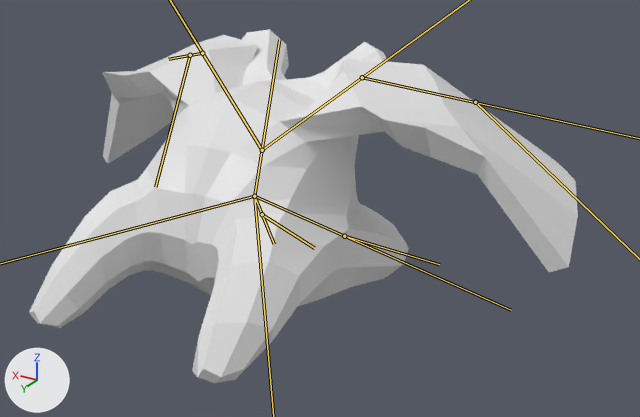
Two versions of the glTF model examples/05_advanced_glb_loading/assets/Glorp.glb, one commit apart.
Camera for both pictures: a camera (50 mm lens) standing at (-3.05, 4.29, 2.43) and looking at (-0.35, -0.21, 0.18). The axes (+X, +Y, +Z) are drawn at lower left. The lights are the same throughout. The picture after the commit comes second. Both versions are drawn at frame 17 of the action 'Run'; the numbers are the values there. The bones that change are drawn over the model as lines.
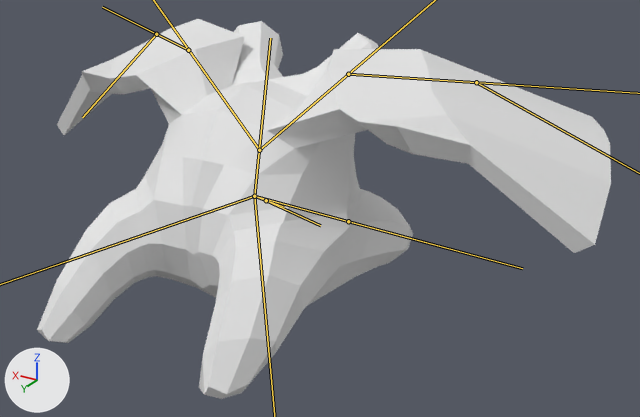
Edits to the scene script, one JSON object a line:
```json
{"block": "bone_bone", "where": "bone_bone = bpy.data.objects['Armature'].pose.bones['Bone']"}
{"op": "set", "path": "bone_bone.rotation_quaternion", "old": "(0.987, 0.161, 0.0, 0.0)", "new": "(0.983, 0.108, 0.0, 0.0)", "note": "degrees (19, 0, 0) -> degrees (13, 0, 0)"}
{"block": "bone_bone_002_r", "where": "bone_bone_002_r = bpy.data.objects['Armature'].pose.bones['Bone.002.R']  # child of 'Bone'"}
{"op": "set", "path": "bone_bone_002_r.rotation_quaternion", "old": "(0.979, 0.184, -0.009, 0.089)", "new": "(0.975, 0.141, -0.009, 0.069)", "note": "degrees (21, -3, 10) -> degrees (16, -2, 8)"}
{"block": "bone_bone_003_r", "where": "bone_bone_003_r = bpy.data.objects['Armature'].pose.bones['Bone.003.R']  # child of 'Bone.002.R'"}
{"op": "set", "path": "bone_bone_003_r.rotation_quaternion", "old": "(0.953, 0.262, 0.09, 0.121)", "new": "(0.948, 0.197, 0.062, 0.082)", "note": "degrees (32, 6, 16) -> degrees (24, 5, 11)"}
{"block": "bone_bone_004_r", "where": "bone_bone_004_r = bpy.data.objects['Armature'].pose.bones['Bone.004.R']  # child of 'Bone.003.R'"}
{"op": "set", "path": "bone_bone_004_r.rotation_quaternion", "old": "(0.986, 0.077, -0.03, 0.143)", "new": "(0.981, 0.076, -0.03, 0.108)", "note": "degrees (8, -5, 16) -> degrees (8, -4, 12)"}
{"block": "bone_bone_002_l", "where": "bone_bone_002_l = bpy.data.objects['Armature'].pose.bones['Bone.002.L']  # child of 'Bone'"}
{"op": "set", "path": "bone_bone_002_l.rotation_quaternion", "old": "(0.98, 0.177, 0.003, -0.087)", "new": "(0.976, 0.136, 0.003, -0.068)", "note": "degrees (20, 2, -10) -> degrees (16, 1, -8)"}
{"block": "bone_bone_003_l", "where": "bone_bone_003_l = bpy.data.objects['Armature'].pose.bones['Bone.003.L']  # child of 'Bone.002.L'"}
{"op": "set", "path": "bone_bone_003_l.rotation_quaternion", "old": "(0.951, 0.269, -0.096, -0.12)", "new": "(0.946, 0.202, -0.067, -0.079)", "note": "degrees (33, -7, -16) -> degrees (25, -6, -11)"}
{"block": "bone_bone_004_l", "where": "bone_bone_004_l = bpy.data.objects['Armature'].pose.bones['Bone.004.L']  # child of 'Bone.003.L'"}
{"op": "set", "path": "bone_bone_004_l.rotation_quaternion", "old": "(0.985, 0.064, 0.032, -0.155)", "new": "(0.981, 0.064, 0.032, -0.118)", "note": "degrees (7, 5, -18) -> degrees (7, 5, -13)"}
{"block": "bone_bone_005_r", "where": "bone_bone_005_r = bpy.data.objects['Armature'].pose.bones['Bone.005.R']"}
{"op": "set", "path": "bone_bone_005_r.rotation_quaternion", "old": "(0.959, -0.146, -0.059, -0.237)", "new": "(0.953, -0.15, -0.023, -0.205)", "note": "degrees (-15, -11, -26) -> degrees (-17, -6, -23)"}
{"block": "bone_bone_008_r", "where": "bone_bone_008_r = bpy.data.objects['Armature'].pose.bones['Bone.008.R']"}
{"op": "set", "path": "bone_bone_008_r.rotation_quaternion", "old": "(-0.949, 0.198, 0.184, -0.164)", "new": "(-0.925, 0.161, 0.13, -0.203)", "note": "degrees (-27, -16, 24) -> degrees (-22, -11, 27)"}
{"block": "bone_bone_009_r", "where": "bone_bone_009_r = bpy.data.objects['Armature'].pose.bones['Bone.009.R']  # child of 'Bone.008.R'"}
{"op": "set", "path": "bone_bone_009_r.rotation_quaternion", "old": "(0.963, 0.249, 0.047, 0.094)", "new": "(0.973, 0.194, 0.037, 0.073)", "note": "degrees (29, 3, 12) -> degrees (23, 2, 9)"}
{"block": "bone_bone_005_l", "where": "bone_bone_005_l = bpy.data.objects['Armature'].pose.bones['Bone.005.L']"}
{"op": "set", "path": "bone_bone_005_l.rotation_quaternion", "old": "(0.948, -0.178, 0.031, 0.262)", "new": "(0.942, -0.183, -0.004, 0.227)", "note": "degrees (-19, 9, 29) -> degrees (-21, 4, 26)"}
{"block": "bone_bone_008_l", "where": "bone_bone_008_l = bpy.data.objects['Armature'].pose.bones['Bone.008.L']"}
{"op": "set", "path": "bone_bone_008_l.rotation_quaternion", "old": "(-0.947, 0.201, -0.183, 0.172)", "new": "(-0.921, 0.162, -0.128, 0.212)", "note": "degrees (-28, 16, -25) -> degrees (-23, 10, -28)"}
{"block": "bone_bone_009_l", "where": "bone_bone_009_l = bpy.data.objects['Armature'].pose.bones['Bone.009.L']  # child of 'Bone.008.L'"}
{"op": "set", "path": "bone_bone_009_l.rotation_quaternion", "old": "(0.976, 0.201, -0.035, -0.073)", "new": "(0.983, 0.163, -0.029, -0.059)", "note": "degrees (23, -2, -9) -> degrees (19, -2, -7)"}
```

Changed parts and their boxes [x1, y1, x2, y2] in the pictures (640 x 417 px):
```json
{"object": "Cube", "change": "posed", "before": [29, 29, 578, 383], "after": [37, 19, 611, 399], "on screen": "7% taller"}
{"bone": "Bone", "before": "(254, 196) to (279, 39)", "after": "(254, 196) to (270, 38)"}
{"bone": "Bone.003.L", "before": "(202, 53) to (168, 59)", "after": "(188, 50) to (102, 7)"}
{"bone": "Bone.004.L", "before": "(190, 55) to (155, 187)", "after": "(156, 34) to (82, 117)"}
{"bone": "Bone.008.R", "before": "(254, 196) to (511, 310)", "after": "(254, 196) to (522, 268)"}
{"bone": "Bone.009.R", "before": "(344, 236) to (439, 264)", "after": "(348, 221) to (444, 247)"}
{"bone": "Bone.008.L", "before": "(254, 196) to (274, 244)", "after": "(254, 196) to (284, 207)"}
{"bone": "Bone.009.L", "before": "(262, 214) to (314, 248)", "after": "(266, 200) to (320, 225)"}
```
